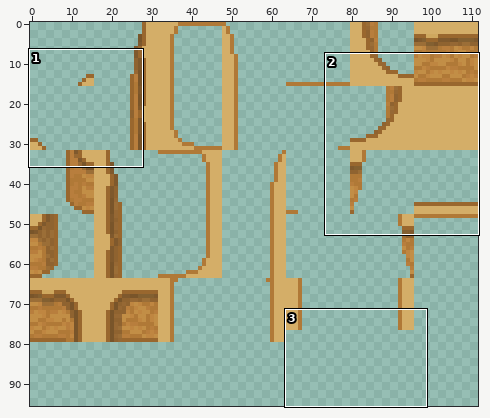
Sprite sheet -- zeldalike/dialogue_test/lower_walls.png. The first picture is a wide view before the edit; the outline marks the close-up.
Close-up. Before:
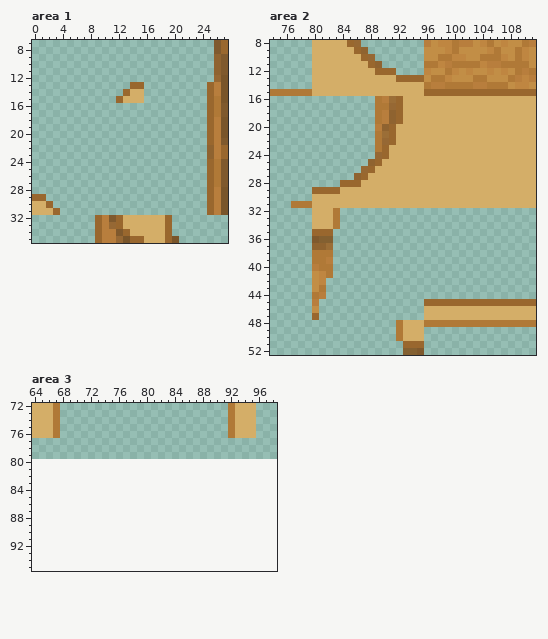
The file is 112x80 pixels. Colours within 5 levels of each other are drawn and written as one. Shown: area 1: x 0..27, y 7..35; area 2: x 74..111, y 8..52; area 3: x 64..98, y 72..95. The old version is drawn lined up with the new one, on the new canvas.
The same view after the edit:
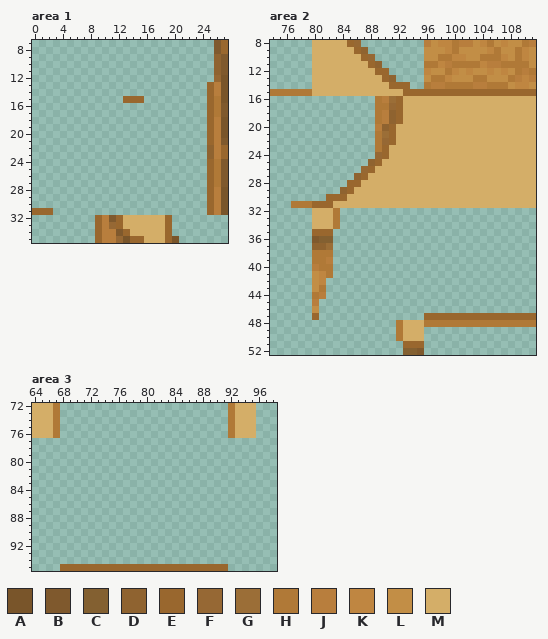
Palette (. is transparent): A #79552a  B #7f592d  C #836031  D #8f6330  E #99672e  F #966834  G #9b6e37  H #b07937  J #b87e3d  K #bf8641  L #c28e46  M #d4ae68
From old to new:
canvas 112x80 -> 112x96
Changed rows in their new state; - is an unchanged pixel.
Area 1:
first column x 12:
13 --..
14 -...
15 .EEE
first column x 0:
29 ..--
30 ...-
31 EEE.
Area 2:
first column x 90:
12 -.----
13 ED....
14 -EEE..
15 ---EEE
first column x 80:
28 ----.-
29 ....DE
30 ..EEE-
31 EEE---
first column x 96:
45 ................
46 ................
47 EEEEEEEEEEEEEEEE
Area 3:
first column x 68:
95 EEEEEEEEEEEEEEEEEEEEEEEE
Changed places in both close-ups, as pixel boxes (x1, y1, x2, y2):
changed: (116, 82, 144, 103)
changed: (32, 194, 60, 215)
changed: (382, 68, 424, 96)
changed: (312, 180, 354, 208)
changed: (424, 299, 536, 320)
added: (60, 564, 228, 571)
